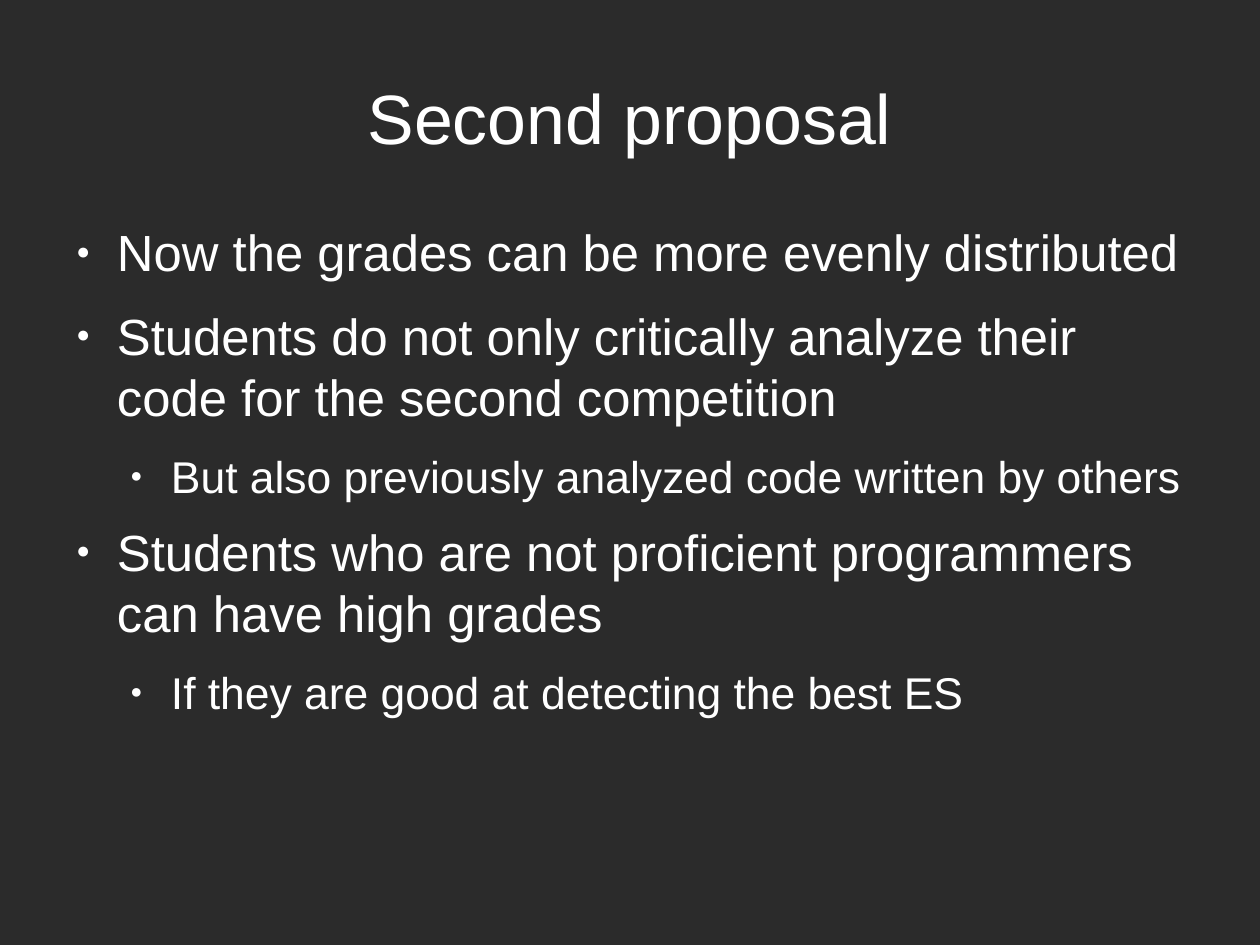
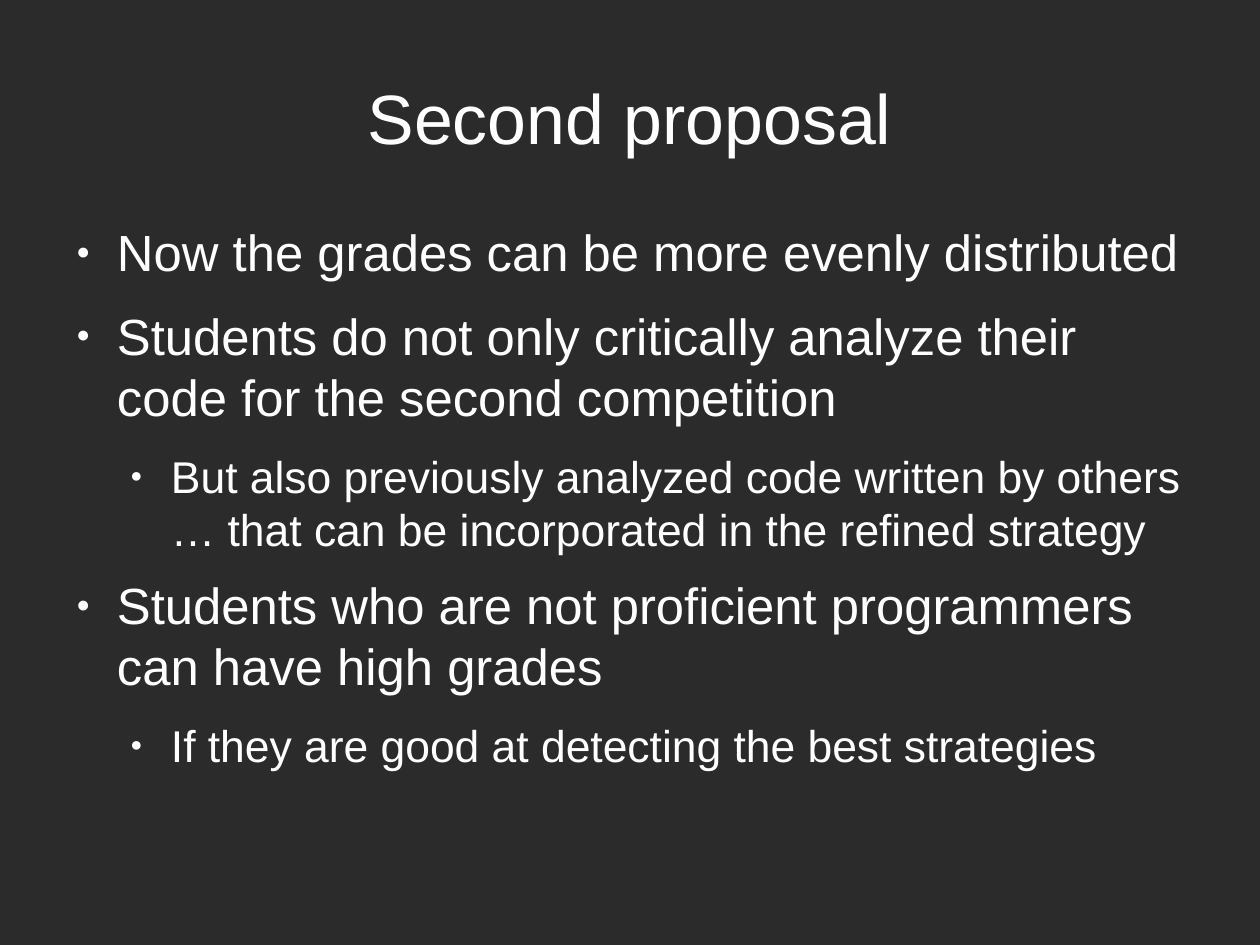
Before and after one commit to rompehielos013013013/gsiege, a slide deck: slide 20 of presentacion/Brunel2014/assessingCompetitions.odp (slide 21 before the commit). Drawn at 1260x945 pixels with LibreOffice and Linux fonts; fonts in the diff are those of the drawing; background and template pictures are left out; a plain dark background stands for a picture behind light text. Boxes give left, top, right and bottom in pixels: in the first picture for what was removed or moved away, otherwise in the second. Text is boxed around its words. In the diff, an @@ line names an element or a change of style, - is before the commit and + after.

```diff
--- a/presentacion/Brunel2014/assessingCompetitions.odp
+++ b/presentacion/Brunel2014/assessingCompetitions.odp
@@ text at (x1=171, y1=460, x2=1180, y2=556): text changed @@
-  ● But also previously analyzed code written by others
+  ● But also previously analyzed code written by others … that can be incorporated in the refined strategy
@@ text at (x1=171, y1=729, x2=1096, y2=772): text changed @@
-  ● If they are good at detecting the best ES
+  ● If they are good at detecting the best strategies
```
Also in this commit, not shown: 7 other slides changed, 1 slide added, 3 slides removed.
